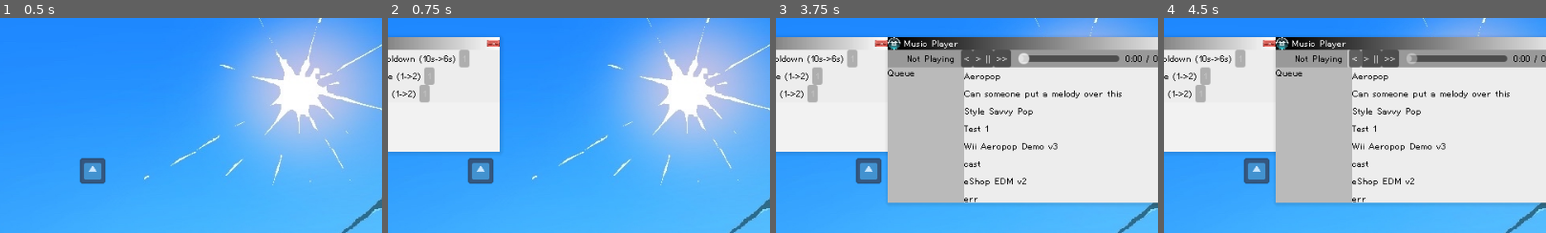
Above: before the commit, frames 1-4 (left to right).
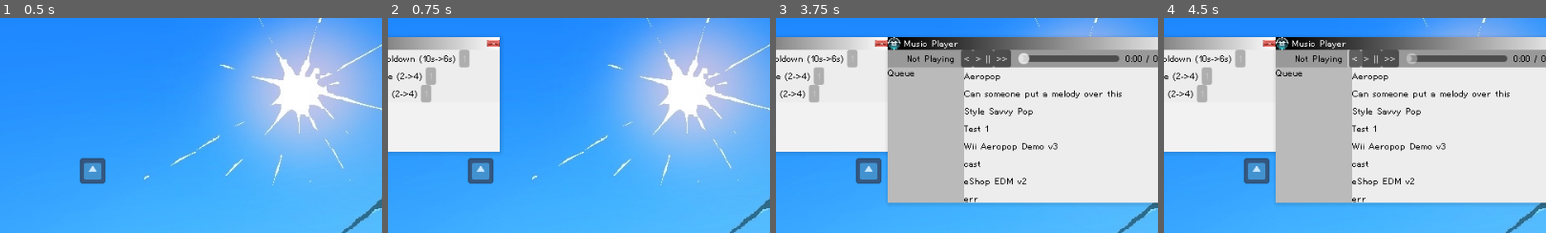
Above: after the commit, the same moments.

Repository: Kipuru/incremental-game
Game: Godot game, scene res://Game/Root/main_game.tscn
Two runs of this game, one before a commit and one after it. Both use one fixed random seed, a clock stepped at 60 frames per second and the inputs below. The engine's default icon, where the game draws it, is replaced by a stand-in: a white triangle on a blue panel in a dark square.
Inputs (mouse positions are % of the whole screen's width and height, from its top left):
- Up to frame 1 (0.5 s): no input
- Up to frame 2 (0.75 s): click (44, 97) at 0.5 s
- Up to frame 3 (3.75 s): click (44, 97) at 1.25 s; click (44, 97) at 2 s; click (56, 97) at 2.75 s; click (50, 97) at 3.5 s
- Up to frame 4 (4.5 s): click "<" at 4.25 s
The pictures show only the part of the screen within x 38-88%, y 14-64%; the shares and areas given below are measured in that part.

Frame 1 is identical in both runs. In frame 2, 0.4% of the frame differs, in the area x 2-13%, y 23-40%; in frame 3, 0.4%; in frame 4, 0.4%.

Commit message:
Backend changes for GameState + collapse event

Diff:
--- a/Game/Autoloads/debug_helper.gd
+++ b/Game/Autoloads/debug_helper.gd
@@ -7,7 +7,6 @@
 	var script := GameState.get_script() as GDScript
 	for variable in script.get_script_property_list():
 		game_state_var_names.append(variable.name)
-		print(variable.name)
 
 func _process(_delta: float) -> void:
 	if debug_label != null:
@@ -38,6 +37,7 @@
 	var canvas_layer = CanvasLayer.new()
 	get_tree().root.add_child(canvas_layer)
 	var label = Label.new()
+	label.add_theme_color_override("font_color", Color.BLACK)
 	label.add_theme_font_size_override("font_size", 12)
 	canvas_layer.add_child(label)
 	canvas_layer.layer = 999
--- a/Game/Autoloads/game_state.gd
+++ b/Game/Autoloads/game_state.gd
@@ -1,5 +1,7 @@
 class_name GameStateAutoload extends Node
 
+
+# private vars
 func increase_bubblebucks(amount: int) -> void:
 	_bubblebucks += amount
 	_total_bubblebucks += amount
@@ -10,7 +12,6 @@
 func get_total_bubblebucks() -> int:
 	return _total_bubblebucks
 
-# private vars
 signal bubblebucks_updated(value: int)
 var _bubblebucks := 0:
 	set(value):
@@ -19,12 +20,26 @@
 var _total_bubblebucks := 0
 
 # public vars
+signal bubbles_updated(value: int)
+var bubbles := 0:
+	set(value):
+		bubbles = value
+		bubbles_updated.emit(value)
+
+signal bb_collection_rate_updated(value: float)
+var bb_collection_rate := 0.:
+	set(value):
+		bb_collection_rate = value
+		bb_collection_rate_updated.emit(value)
+
+var water_fill_ratio := 0.
+var bubble_fill_ratio := 0.
+
 signal prestiege_points_updated(value: int)
 var prestiege_points := 0:
 	set(value):
 		prestiege_points = value
 		prestiege_points_updated.emit(value)
-
 signal stage_updated(value: int)
 var stage := 0:
 	set(value):
--- a/Game/Autoloads/window_manager.gd
+++ b/Game/Autoloads/window_manager.gd
@@ -1,8 +1,10 @@
 class_name WindowManagerAutoload extends Node
+
+const BASE_SCREEN_SIZE = Vector2i(960, 540)
 
 # TEMP SOLUTION FOR ENFORCING WINDOW SIZE
 # Set up a variable for the window size with the value as the default resolution.
-var window_size = Vector2i(960, 540)
+var window_size = BASE_SCREEN_SIZE
 
 func _process(_delta):
 	# check to see if the window size changes
--- a/Game/Gameplay/bubble.gd
+++ b/Game/Gameplay/bubble.gd
@@ -3,9 +3,12 @@
 const bubble_scene = preload("uid://cqegup4gnccd3")
 const droplets_scene = preload("uid://dtcbmrnwmh1m6")
 
+const RADIUS = 32.
+const AREA = PI * (RADIUS ** 2)
+
 const SPEED = 64
-const STARTING_HEALTH = 50
-const BOUNCE_DAMAGE = 5
+const STARTING_HEALTH = 100
+const BOUNCE_DAMAGE = 1
 
 @onready var refraction: Sprite2D = %Refraction
 @onready var visual: Node2D = %Visual
@@ -67,13 +70,17 @@
 	var c = (float(health) / STARTING_HEALTH)
 	modulate = Color(1., c, c)
 
-func handle_pop() -> void:
+func handle_pop(gain_bubblebucks: bool = true) -> void:
 	var droplets_instance = droplets_scene.instantiate()
 	assert(droplets_instance is GPUParticles2D)
 	droplets_instance.global_position = global_position
 	get_parent().add_child(droplets_instance)
 	droplets_instance.emitting = true
-	GameState.increase_bubblebucks(1)
+	GameState.bubbles -= 1
+
+	if gain_bubblebucks:
+		GameState.increase_bubblebucks(1)
+
 	queue_free()
 
 func deal_click_damage():
--- a/Game/Gameplay/bubble_spawner.gd
+++ b/Game/Gameplay/bubble_spawner.gd
@@ -30,6 +30,7 @@
 	assert(bubble_instance is PhysicsBody2D)
 	bubble_instance.global_position = global_position
 	bubble_container.add_child(bubble_instance)
+	GameState.bubbles += 1
 	cooldown = get_cooldown_duration()
 
 func tick_timer(delta: float) -> void:
--- a/Game/Gameplay/water_overlay.gd
+++ b/Game/Gameplay/water_overlay.gd
@@ -6,17 +6,14 @@
 const SHADER_SPEED = 0.5
 
 @export var timer: Timer
-@export var rate_label: Label
 
 var bubblebucks_history: Array[int]
 var threshold := PrestigeLookup.threshold_lua[0]
 var shader_tween: Tween
-var shader_target := 0.
 var shader_value := 0.
 
 func _ready() -> void:
 	assert(timer)
-	assert(rate_label)
 
 	material.set_shader_parameter('fill', 0.)
 	timer.wait_time = 1. / TIMER_RATE
@@ -28,7 +25,7 @@
 
 func _physics_process(delta: float) -> void:
 	var t = 1.0 - pow(0.001, delta * SHADER_SPEED)
-	shader_value = lerp(shader_value, shader_target, t) # smoothing
+	shader_value = lerp(shader_value, GameState.water_fill_ratio, t) # smoothing
 	material.set_shader_parameter('fill', shader_value)
 
 func _on_timer_timeout() -> void:
@@ -37,10 +34,11 @@
 	bubblebucks_history.push_back(now)
 
 	var rate = calculate_rate(then, now)
-	shader_target = rate / threshold
-	rate_label.text = str(rate) + " bb/s"
+	var ratio = rate / threshold
+	GameState.bb_collection_rate = rate
+	GameState.water_fill_ratio = ratio
 
-	if shader_target >= 1.:
+	if ratio >= 1.:
 		on_fill()
 
 func calculate_rate(then: int, now: int) -> float:
--- a/Game/Lookup/upgrade_lookup.gd
+++ b/Game/Lookup/upgrade_lookup.gd
@@ -38,28 +38,28 @@
 static var bubble_decay_damage_name = "Increase Bubble Decay Damage"
 static var bubble_decay_damage_unit = ""
 static var bubble_decay_damage_lua = [
-	[1, 1],
-	[2, 2],
-	[3, 3],
-	[4, 4],
-	[5, 5],
-	[6, 6],
-	[7, 7],
-	[8, 8],
-	[9, 9],
-	[10, 10]
+	[2, 1],
+	[4, 2],
+	[6, 3],
+	[8, 4],
+	[10, 5],
+	[12, 6],
+	[14, 7],
+	[16, 8],
+	[18, 9],
+	[20, 10]
 ]
 static var bubble_click_damage_name = "Increase Bubble Click Damage"
 static var bubble_click_damage_unit = ""
 static var bubble_click_damage_lua = [
-	[1, 1],
-	[2, 2],
-	[3, 3],
-	[4, 4],
-	[5, 5],
-	[6, 6],
-	[7, 7],
-	[8, 8],
-	[9, 9],
-	[10, 10]
+	[2, 1],
+	[4, 2],
+	[6, 3],
+	[8, 4],
+	[10, 5],
+	[12, 6],
+	[14, 7],
+	[16, 8],
+	[18, 9],
+	[20, 10]
 ]
--- a/Game/Root/bubbles.gd
+++ b/Game/Root/bubbles.gd
@@ -1 +1,19 @@
 extends Node2D
+
+const SCREEN_AREA = WindowManagerAutoload.BASE_SCREEN_SIZE.x * WindowManagerAutoload.BASE_SCREEN_SIZE.y
+const EVENT_THRESHOLD = 0.50
+
+func _ready() -> void:
+	GameState.bubbles_updated.connect(on_bubbles_change)
+
+func on_bubbles_change(value: int):
+	var ratio = (value * Bubble.AREA) / SCREEN_AREA
+	GameState.bubble_fill_ratio = ratio
+	if not ratio >= EVENT_THRESHOLD:
+		return
+
+	for child in get_children():
+		if child is Bubble:
+			child.handle_pop(false)
+
+	GameState.stage += 1
--- a/Game/Root/main_game.tscn
+++ b/Game/Root/main_game.tscn
@@ -8,8 +8,7 @@
 [ext_resource type="PackedScene" uid="uid://ccdqkc2ixgwur" path="res://Game/Windows/window.tscn" id="5_ruc4l"]
 [ext_resource type="PackedScene" uid="uid://rvnyestc2j4k" path="res://Game/UI/Taskbar/taskbar.tscn" id="6_nqh8o"]
 [ext_resource type="Theme" uid="uid://cypdfrldw1wws" path="res://Themes/music_interface_theme.tres" id="7_byrwq"]
-[ext_resource type="Script" uid="uid://b1on52mnvvph4" path="res://Game/UI/bubblebuck_counter.gd" id="8_oj68k"]
-[ext_resource type="Script" uid="uid://csxf7kbxtfsjf" path="res://Game/UI/prestige_counter.gd" id="9_yboij"]
+[ext_resource type="Script" uid="uid://c7858gva6v2da" path="res://Game/UI/stats_display.gd" id="8_7ksg5"]
 
 [sub_resource type="Gradient" id="Gradient_ohkr6"]
 
@@ -44,7 +43,7 @@
 [node name="Underlay" type="CanvasLayer" parent="."]
 layer = -1
 
-[node name="Water" type="TextureRect" parent="Underlay" node_paths=PackedStringArray("timer", "rate_label")]
+[node name="Water" type="TextureRect" parent="Underlay" node_paths=PackedStringArray("timer")]
 material = ExtResource("2_byrwq")
 anchors_preset = 15
 anchor_right = 1.0
@@ -55,7 +54,6 @@
 texture = SubResource("GradientTexture2D_y3rpi")
 script = ExtResource("3_oj68k")
 timer = NodePath("Timer")
-rate_label = NodePath("../../Overlay/VBoxContainer/BubbleRate")
 
 [node name="Timer" type="Timer" parent="Underlay/Water"]
 wait_time = 0.25
@@ -112,22 +110,25 @@
 
 [node name="Overlay" type="CanvasLayer" parent="."]
 
-[node name="VBoxContainer" type="VBoxContainer" parent="Overlay"]
+[node name="VBoxContainer" type="VBoxContainer" parent="Overlay" node_paths=PackedStringArray("bb_counter", "bb_rate", "prestige_counter")]
 anchors_preset = 1
 anchor_left = 1.0
 anchor_right = 1.0
 offset_left = -53.0
 offset_bottom = 40.0
 grow_horizontal = 0
+script = ExtResource("8_7ksg5")
+bb_counter = NodePath("BBCounter")
+bb_rate = NodePath("BBRate")
+prestige_counter = NodePath("PrestigeCounter")
 
-[node name="BubbleCounter" type="Label" parent="Overlay/VBoxContainer"]
+[node name="BBCounter" type="Label" parent="Overlay/VBoxContainer"]
 layout_mode = 2
 theme = ExtResource("7_byrwq")
 text = "0 bubblebucks"
 horizontal_alignment = 2
-script = ExtResource("8_oj68k")
 
-[node name="BubbleRate" type="Label" parent="Overlay/VBoxContainer"]
+[node name="BBRate" type="Label" parent="Overlay/VBoxContainer"]
 layout_mode = 2
 theme = ExtResource("7_byrwq")
 text = "0 bb/s"
@@ -138,6 +139,5 @@
 theme = ExtResource("7_byrwq")
 text = "0 pp"
 horizontal_alignment = 2
-script = ExtResource("9_yboij")
 
 [connection signal="timeout" from="Underlay/Water/Timer" to="Underlay/Water" method="_on_timer_timeout"]
--- a/Game/UI/bubblebuck_counter.gd
+++ /dev/null
@@ -1,7 +0,0 @@
-extends Label
-
-func _ready() -> void:
-	GameState.bubblebucks_updated.connect(on_bubblebucks_updated)
-
-func on_bubblebucks_updated(bubblebucks: int):
-	text = str(bubblebucks) + " bubblebucks"
--- a/Game/UI/prestige_counter.gd
+++ /dev/null
@@ -1,7 +0,0 @@
-extends Label
-
-func _ready() -> void:
-	GameState.prestiege_points_updated.connect(on_prestige_points_updated)
-
-func on_prestige_points_updated(value: int):
-	text = str(value) + " pp"
--- /dev/null
+++ b/Game/UI/stats_display.gd
@@ -0,0 +1,23 @@
+extends VBoxContainer
+
+@export var bb_counter: Label
+@export var bb_rate: Label
+@export var prestige_counter: Label
+
+func _ready() -> void:
+	assert(bb_counter)
+	assert(bb_rate)
+	assert(prestige_counter)
+
+	GameState.bubblebucks_updated.connect(on_bubblebucks_updated)
+	GameState.bb_collection_rate_updated.connect(on_bb_collection_rate_updated)
+	GameState.prestiege_points_updated.connect(on_prestige_points_updated)
+
+func on_bubblebucks_updated(value: int):
+	bb_counter.text = str(value) + " bubblebucks"
+
+func on_bb_collection_rate_updated(value: float):
+	bb_rate.text = str(value) + " bb/s"
+
+func on_prestige_points_updated(value: int):
+	prestige_counter.text = str(value) + " pp"
Not shown: 1 places in Game/Root/main_game.tscn that only renumber resources
Not shown, removed: Game/UI/bubblebuck_counter.gd.uid
Not shown, removed: Game/UI/prestige_counter.gd.uid
Not shown, added: Game/UI/stats_display.gd.uid
